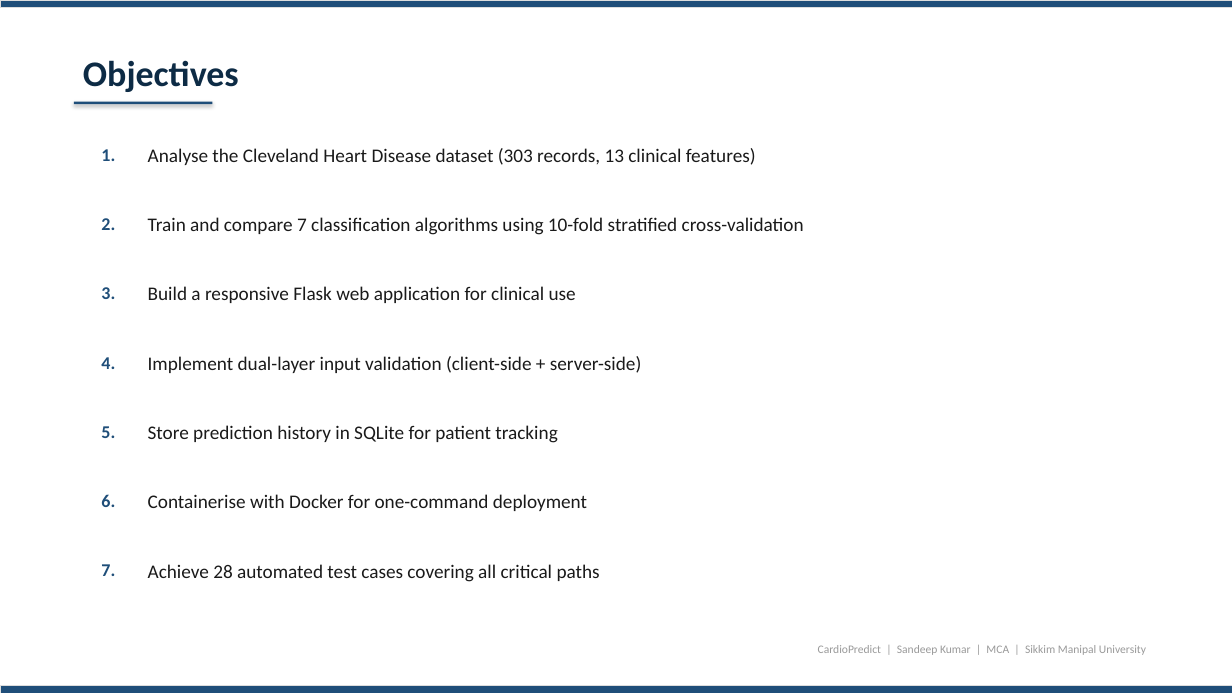
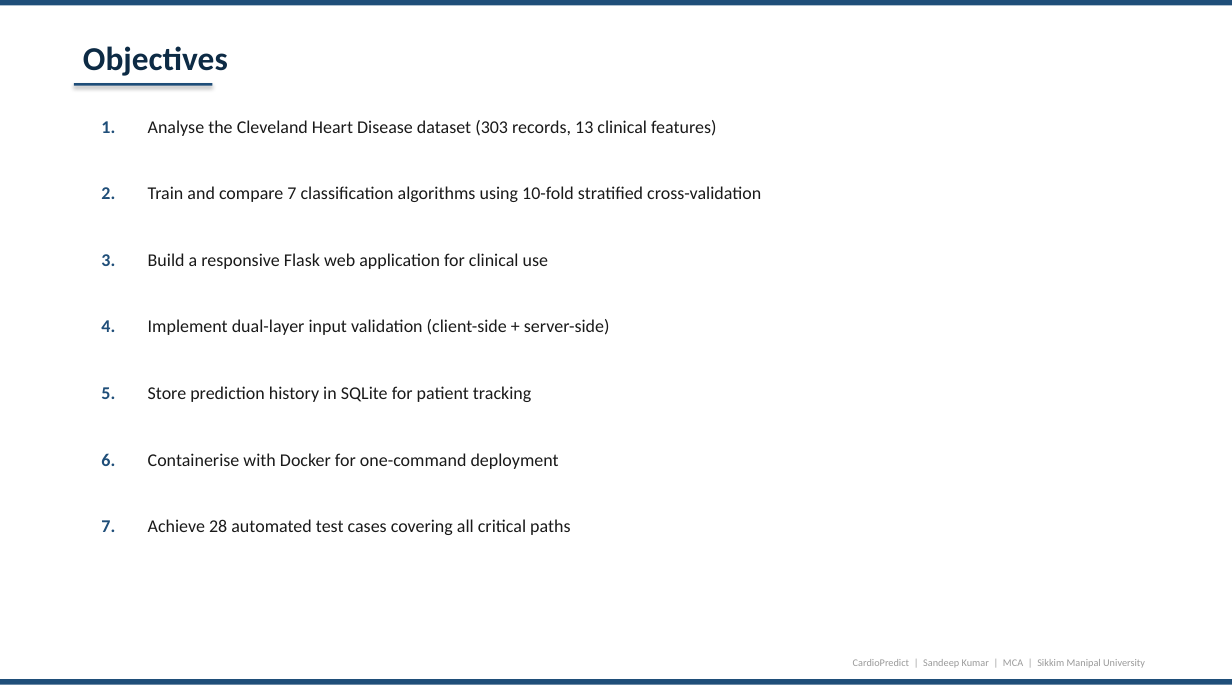
Before and after one commit to sandeeep-kr/HeartDiseaseProject, a slide deck: slide 4 of CardioPredict_Presentation.pptx. Drawn at 1232x693 pixels with LibreOffice and Linux fonts; fonts in the diff are those of the drawing. Boxes give left, top, right and bottom in pixels: in the first picture for what was removed or moved away, otherwise in the second. Text is boxed around its words. In the diff, an @@ line names an element or a change of style, - is before the commit and + after.

Commit message:
Fix PPT formatting: overflow fixes, consistent headers/footers, no emoji, proper spacing

```diff
--- a/CardioPredict_Presentation.pptx
+++ b/CardioPredict_Presentation.pptx
@@ rectangle at bbox=[0, 0, 1232, 6]: outline #DDDDDD 0.5 pt to none @@
@@ text "Objectives": place and size @@
-text "Objectives" at bbox=[83, 60, 239, 92]
+text "Objectives" at bbox=[83, 46, 228, 76]
@@ text "Objectives" at bbox=[83, 46, 228, 76]: size 28 to 26 pt @@
@@ rectangle: place and size @@
-rectangle at bbox=[74, 102, 213, 104]
+rectangle at bbox=[74, 83, 213, 86]
@@ text "1.": place and size @@
-text "1." at bbox=[101, 149, 115, 161]
+text "1." at bbox=[101, 121, 115, 133]
@@ text "Analyse the Cleveland Heart Disease ...": place and size @@
-text "Analyse the Cleveland Heart Disease ..." at bbox=[148, 148, 756, 165]
+text "Analyse the Cleveland Heart Disease ..." at bbox=[148, 120, 716, 136]
@@ text "2.": place and size @@
-text "2." at bbox=[101, 218, 115, 230]
+text "2." at bbox=[101, 187, 115, 199]
@@ text "Train and compare 7 classification ...": place and size @@
-text "Train and compare 7 classification ..." at bbox=[148, 217, 804, 235]
+text "Train and compare 7 classification ..." at bbox=[148, 186, 761, 202]
@@ text "3.": place and size @@
-text "3." at bbox=[101, 287, 115, 299]
+text "3." at bbox=[101, 254, 115, 266]
@@ text "Build a responsive Flask web ...": place and size @@
-text "Build a responsive Flask web ..." at bbox=[148, 286, 576, 303]
+text "Build a responsive Flask web ..." at bbox=[148, 253, 548, 269]
@@ text "4.": place and size @@
-text "4." at bbox=[101, 357, 115, 369]
+text "4." at bbox=[101, 320, 115, 332]
@@ text "Implement dual-layer input validation (client-side ...": place and size @@
-text "Implement dual-layer input validation (client-side ..." at bbox=[148, 356, 641, 373]
+text "Implement dual-layer input validation (client-side ..." at bbox=[148, 319, 610, 335]
@@ text "5.": place and size @@
-text "5." at bbox=[101, 426, 115, 438]
+text "5." at bbox=[101, 387, 115, 399]
@@ text "Store prediction history in SQLite ...": place and size @@
-text "Store prediction history in SQLite ..." at bbox=[148, 425, 557, 443]
+text "Store prediction history in SQLite ..." at bbox=[148, 386, 531, 402]
@@ text "6.": place and size @@
-text "6." at bbox=[101, 494, 115, 507]
+text "6." at bbox=[101, 453, 115, 466]
@@ text "Containerise with Docker for one-command ...": place and size @@
-text "Containerise with Docker for one-command ..." at bbox=[148, 494, 587, 511]
+text "Containerise with Docker for one-command ..." at bbox=[148, 453, 559, 469]
@@ text "7.": place and size @@
-text "7." at bbox=[101, 564, 115, 576]
+text "7." at bbox=[101, 520, 115, 532]
@@ size 15 to 14 pt in 7 elements at bbox=[148, 120, 716, 136], bbox=[148, 186, 761, 202], bbox=[148, 253, 548, 269], bbox=[148, 319, 610, 335], bbox=[148, 386, 531, 402], bbox=[148, 453, 559, 469], bbox=[148, 519, 570, 535] @@
@@ text "Achieve 28 automated test cases ...": place and size @@
-text "Achieve 28 automated test cases ..." at bbox=[148, 564, 600, 582]
+text "Achieve 28 automated test cases ..." at bbox=[148, 519, 570, 535]
@@ text "CardioPredict | Sandeep Kumar | ...": place and size @@
-text "CardioPredict | Sandeep Kumar | ..." at bbox=[818, 645, 1146, 655]
+text "CardioPredict | Sandeep Kumar | ..." at bbox=[853, 659, 1145, 667]
@@ text "CardioPredict | Sandeep Kumar | ..." at bbox=[853, 659, 1145, 667]: size 9 to 8 pt @@
@@ rectangle at bbox=[0, 679, 1232, 685]: outline #DDDDDD 0.5 pt to none @@
@@ rectangle: place and size @@
-rectangle at bbox=[0, 686, 1232, 693]
+rectangle at bbox=[0, 679, 1232, 685]
```
Also in this commit, not shown: 14 other slides changed.
